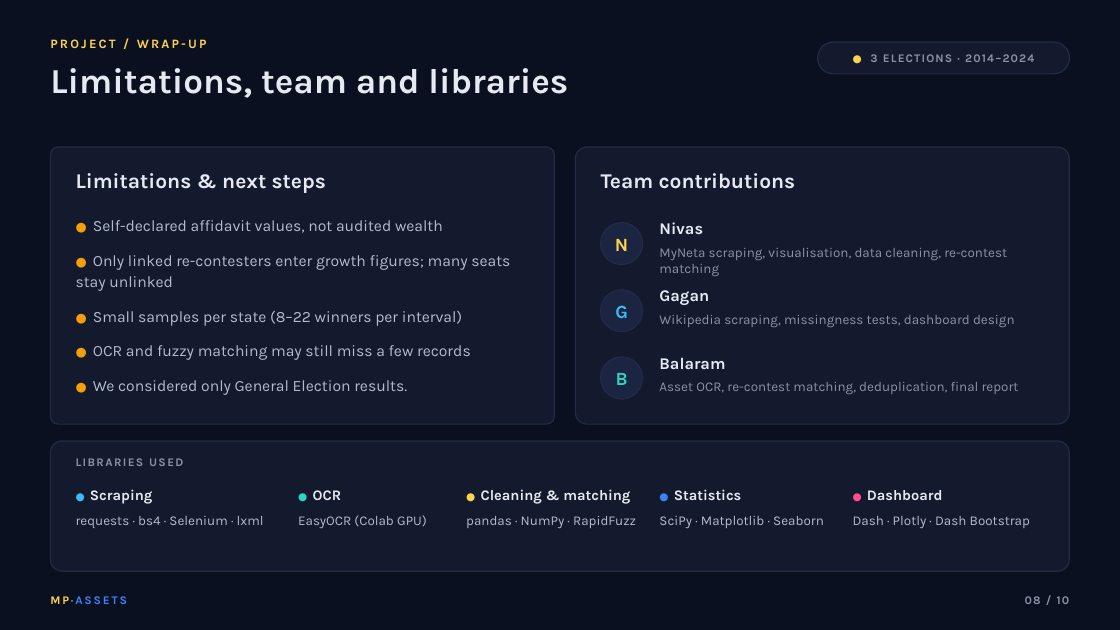
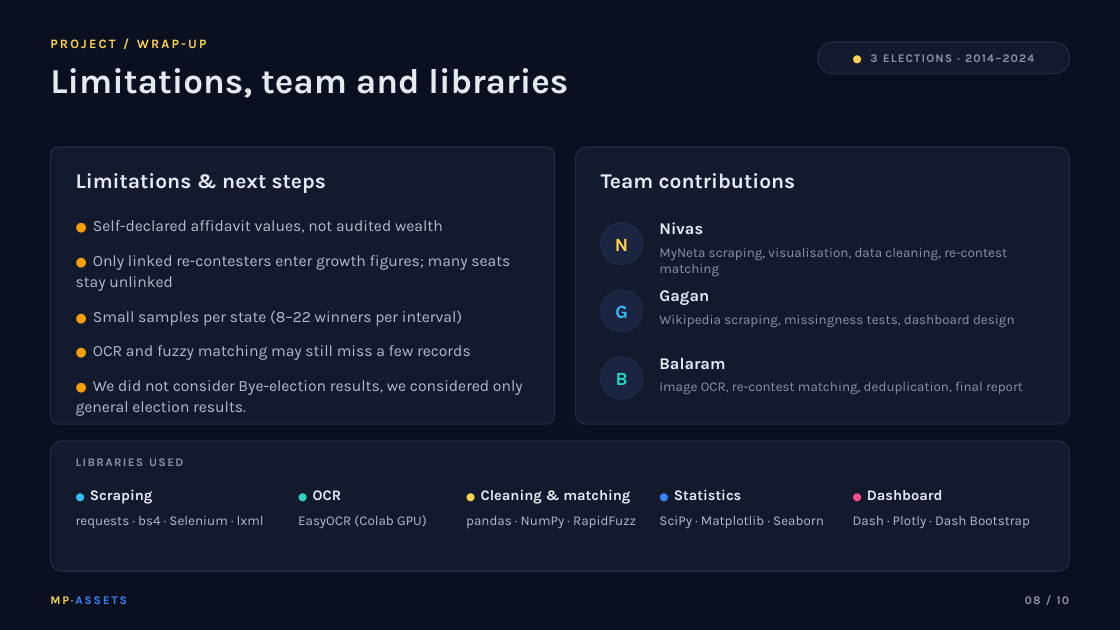
Before and after one commit to iitm-da25b007/MPs-assets, a slide deck: slide 8 of MP_Assets_Presentation_v3.pptx. Drawn at 1120x630 pixels with LibreOffice and Linux fonts; fonts in the diff are those of the drawing. Boxes give left, top, right and bottom in pixels: in the first picture for what was removed or moved away, otherwise in the second. Text is boxed around its words. In the diff, an @@ line names an element or a change of style, - is before the commit and + after.

```diff
--- a/MP_Assets_Presentation_v3.pptx
+++ b/MP_Assets_Presentation_v3.pptx
@@ text at <box>76,380,523,416</box>: text changed @@
-● We considered only General Election results.
+● We did not consider Bye-election results, we considered only general election results.
@@ text at <box>659,382,1023,394</box>: text changed @@
-Asset OCR, re-contest matching, deduplication, final report
+Image OCR, re-contest matching, deduplication, final report
```
Also in this commit, not shown: 1 other slide changed, 1 other file.
